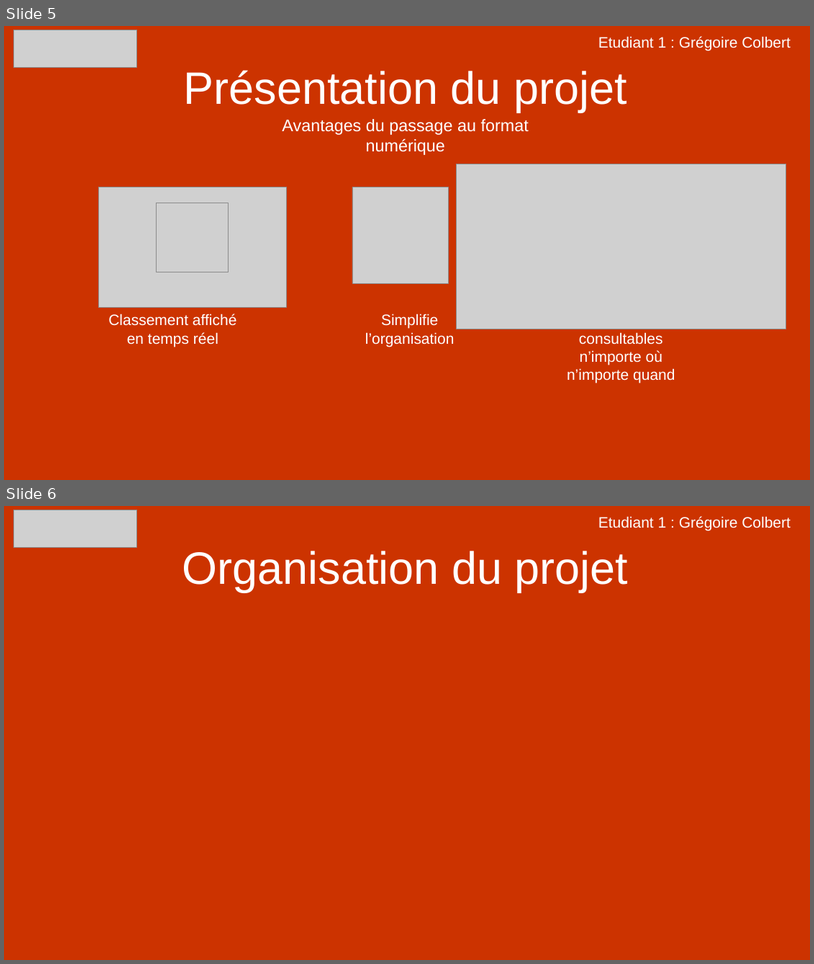
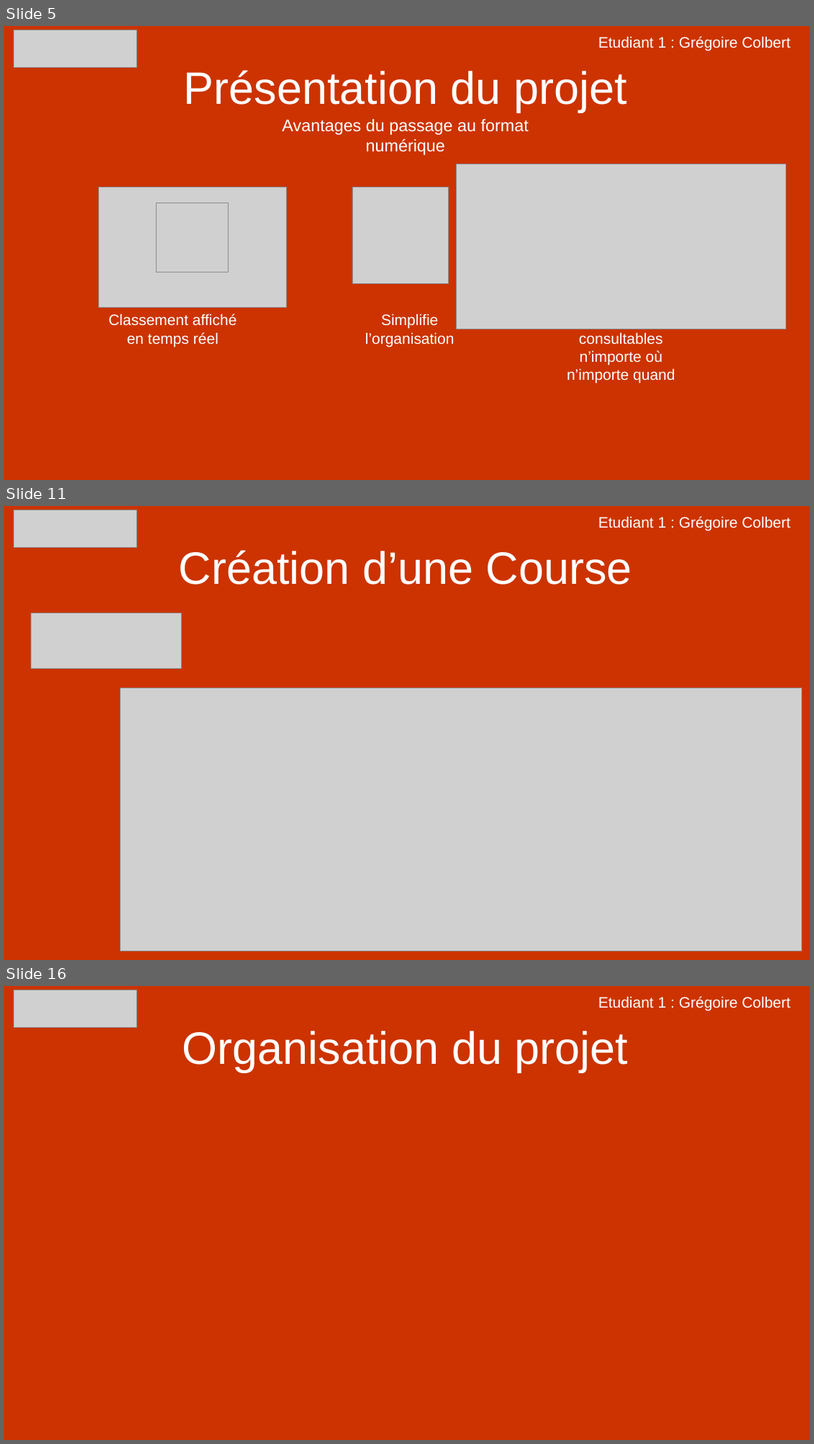
Before and after one commit to Colbert1/Projet_CrossLaPro, a slide deck: Ressources/Presentation_Projet_CrossLaPro_E1_Colbert.pptx. Shown one above the other, each under a label of ours: slides 5 and 6 before the commit, slides 5, 11 and 16 after it; the slides between them are not shown. The pictures are 814x964 and 814x1444 pixels, drawn with LibreOffice and Linux fonts; fonts in the diff are those of the drawing; grey boxes stand for pictures. Boxes give left, top, right and bottom in pixels: in the first picture for what was removed or moved away, otherwise in the second. Text is boxed around its words. In the diff, an @@ line names an element or a change of style, - is before the commit and + after.

Commit message:
Ajout presentation revue 1 colbert

```diff
--- a/Ressources/Presentation_Projet_CrossLaPro_E1_Colbert.pptx
+++ b/Ressources/Presentation_Projet_CrossLaPro_E1_Colbert.pptx
@@ slide 11 added at (4,506,810,960), background #CC3300 @@
@@ picture added at (13,510,137,547) @@
@@ text added at (599,516,791,530), 18 pt, text #FFFFFF @@
+Etudiant 1 : Grégoire Colbert
@@ title added at (179,550,633,584), 54 pt, text #FFFFFF @@
+Création d’une Course
@@ picture added at (31,613,181,668) @@
@@ picture added at (120,687,802,951) @@
@@ what was slide 6 is now slide 16 @@
```
Also in this commit, not shown: 1 slide changed, 13 other slides added, 4 other files.
